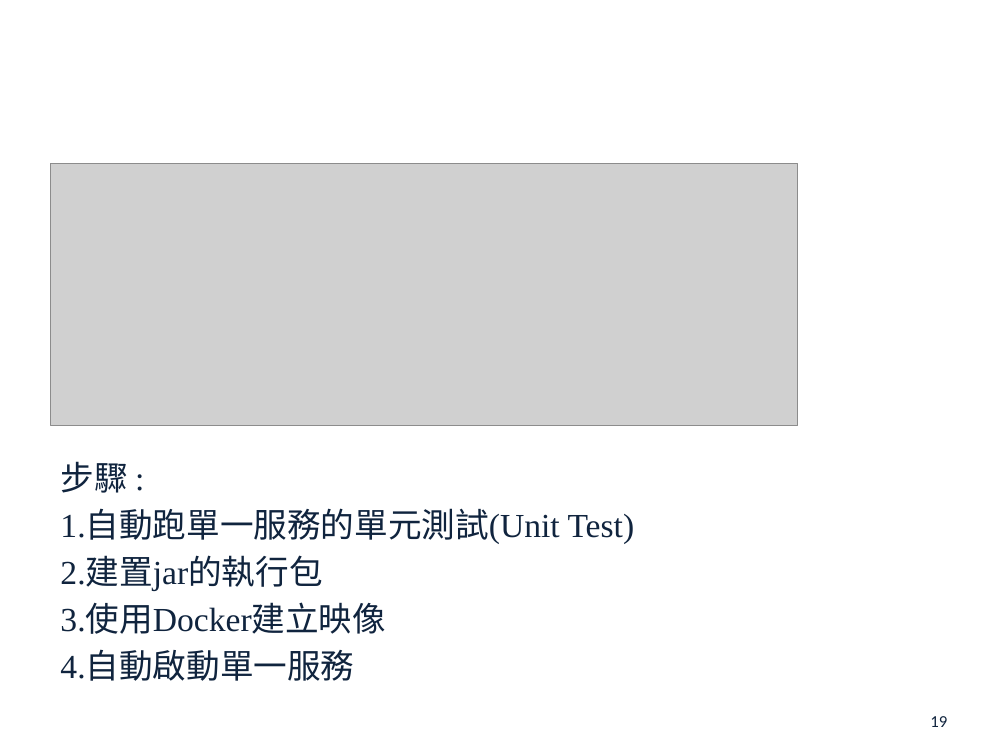
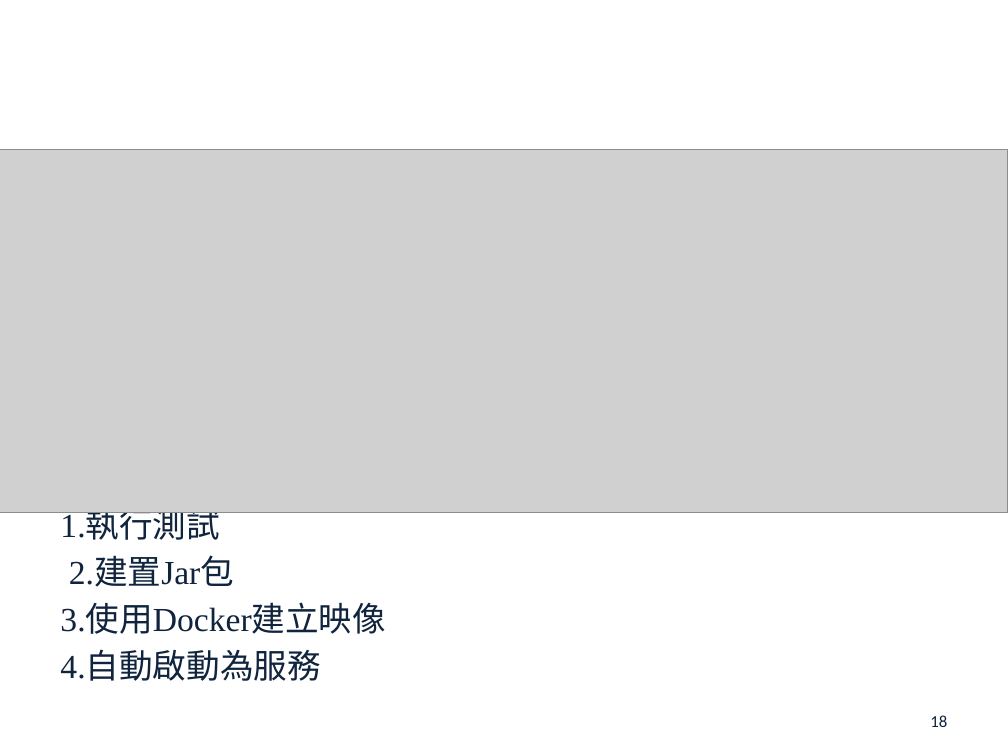
Before and after one commit to john78530/thesis, a slide deck: slide 18 of Oral.pptx (slide 19 before the commit). Drawn at 1008x756 pixels with LibreOffice and Linux fonts; fonts in the diff are those of the drawing; grey boxes stand for pictures; background and template pictures are left out. Boxes give left, top, right and bottom in pixels: in the first picture for what was removed or moved away, otherwise in the second. Text is boxed around its words. In the diff, an @@ line names an element or a change of style, - is before the commit and + after.

```diff
--- a/Oral.pptx
+++ b/Oral.pptx
@@ picture: place and size @@
-picture at [50, 163, 797, 426]
+picture at [0, 149, 1008, 512]
@@ text at [60, 511, 234, 587]: text changed @@
-1.自動跑單一服務的單元測試(Unit Test)
-2.建置jar的執行包
+1.執行測試
+2.建置Jar包
@@ text at [60, 652, 320, 681]: text changed @@
-4.自動啟動單一服務
+4.自動啟動為服務
@@ page number at [930, 715, 947, 727]: text changed @@
-19
+18
```
Also in this commit, not shown: 8 other slides changed, 1 slide removed.
